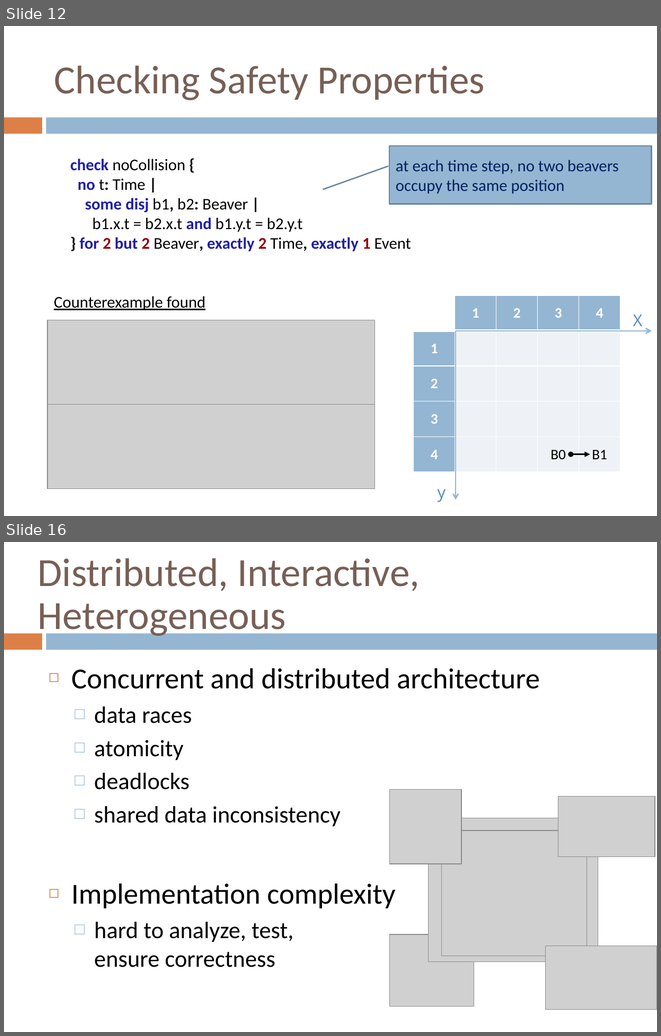
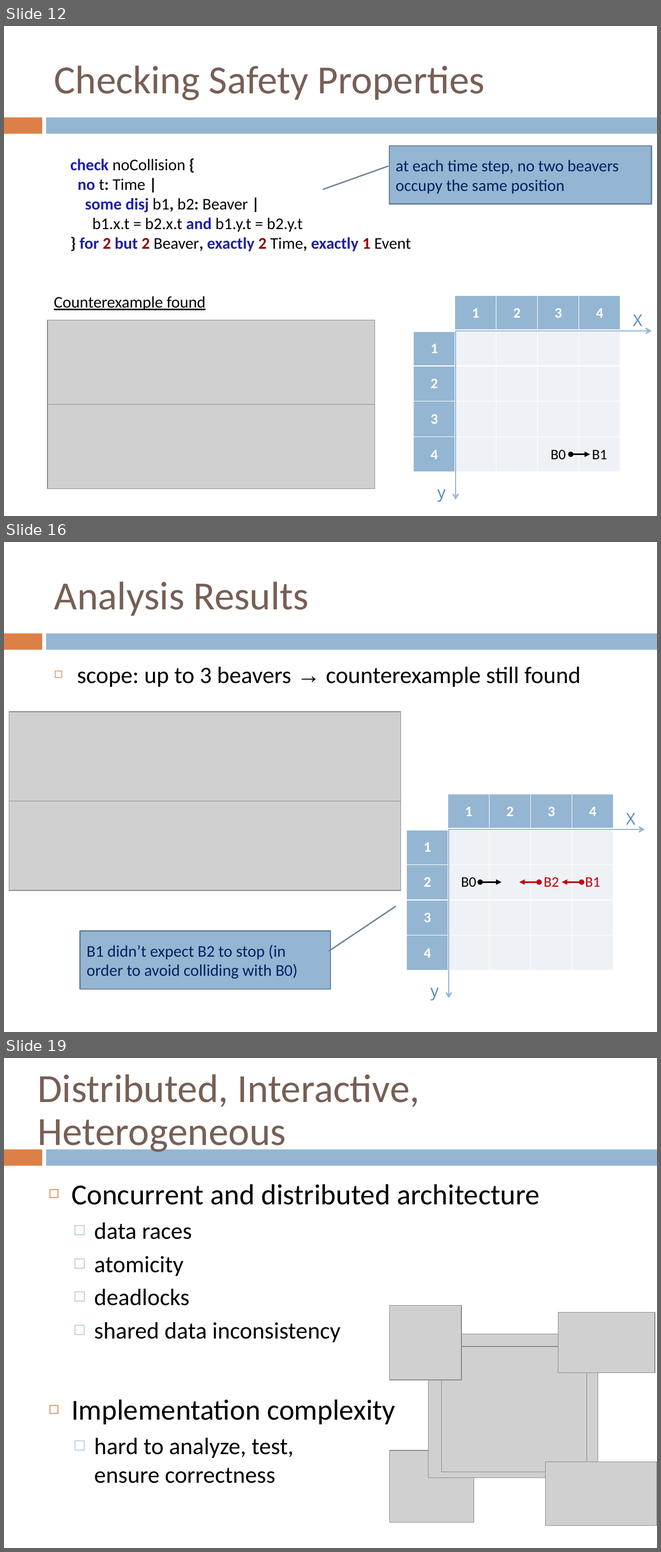
Before and after one commit to webguru412/React-Robots, a slide deck: talks/ppr-14-05-12.pptx. Shown one above the other, each under a label of ours: slides 12 and 16 before the commit, slides 12, 16 and 19 after it; the slides between them are not shown. The pictures are 661x1036 and 661x1552 pixels, drawn with LibreOffice and Linux fonts; fonts in the diff are those of the drawing; grey boxes stand for pictures. Boxes give left, top, right and bottom in pixels: in the first picture for what was removed or moved away, otherwise in the second. Text is boxed around its words. In the diff, an @@ line names an element or a change of style, - is before the commit and + after.

```diff
--- a/talks/ppr-14-05-12.pptx
+++ b/talks/ppr-14-05-12.pptx
@@ slide 16 added at (x1=4, y1=542, x2=657, y2=1032), background #FFFFFF; not listed: 2 template elements that a slide beside it also shows @@
@@ title added at (x1=54, y1=581, x2=309, y2=616), 44 pt, text #775F55 @@
+Analysis Results
@@ text added at (x1=77, y1=667, x2=581, y2=687), 26 pt, text #000000 @@
+◻ scope: up to 3 beavers → counterexample still found
@@ picture added at (x1=9, y1=712, x2=401, y2=801) @@
@@ table added at (x1=407, y1=794, x2=612, y2=971), 5 rows, 5 columns @@
+ | 1 | 2 | 3 | 4
+1 |  |  |  | 
+2 | B0 |  | B2 | B1
+3 |  |  |  | 
+4 |  |  |  | 
@@ picture added at (x1=9, y1=801, x2=401, y2=891) @@
@@ text added at (x1=626, y1=813, x2=636, y2=829), 18 pt, text #558BB8 @@
+X
@@ arrow added from (449, 829) to (645, 829), #94B6D2 1.5 pt @@
@@ arrow added from (449, 829) to (449, 998), #94B6D2 1.5 pt @@
@@ double arrow added from (480, 882) to (502, 882), #000000 1.5 pt @@
@@ double arrow added from (539, 882) to (519, 882), #C00000 1.5 pt @@
@@ double arrow added from (582, 882) to (562, 882), #C00000 1.5 pt @@
@@ border callout added at (x1=80, y1=930, x2=330, y2=989), fill #94B6D2, outline #6D879B 1.5 pt, 18 pt, text #002060 @@
+B1 didn’t expect B2 to stop (in order to avoid colliding with B0)
@@ text added at (x1=431, y1=987, x2=439, y2=1000), 18 pt, text #558BB8 @@
+y
@@ what was slide 16 is now slide 19 @@
```
Also in this commit, not shown: 2 slides changed, 2 other slides added, 3 other files.
